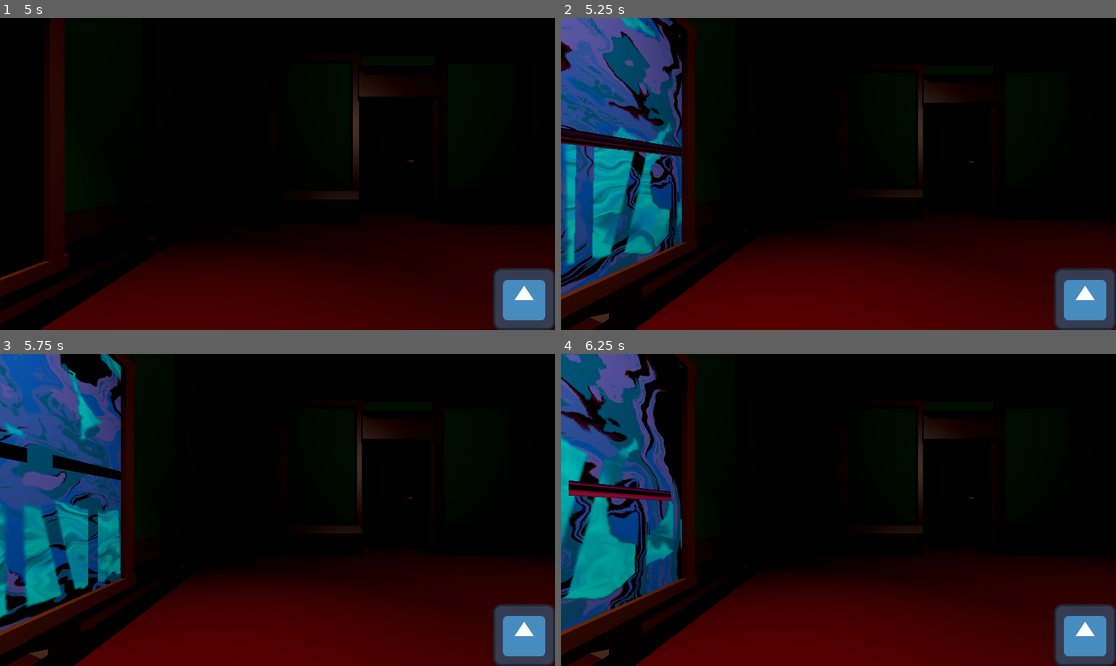
Above: before the commit, frames 1-4 (two rows, left to right).
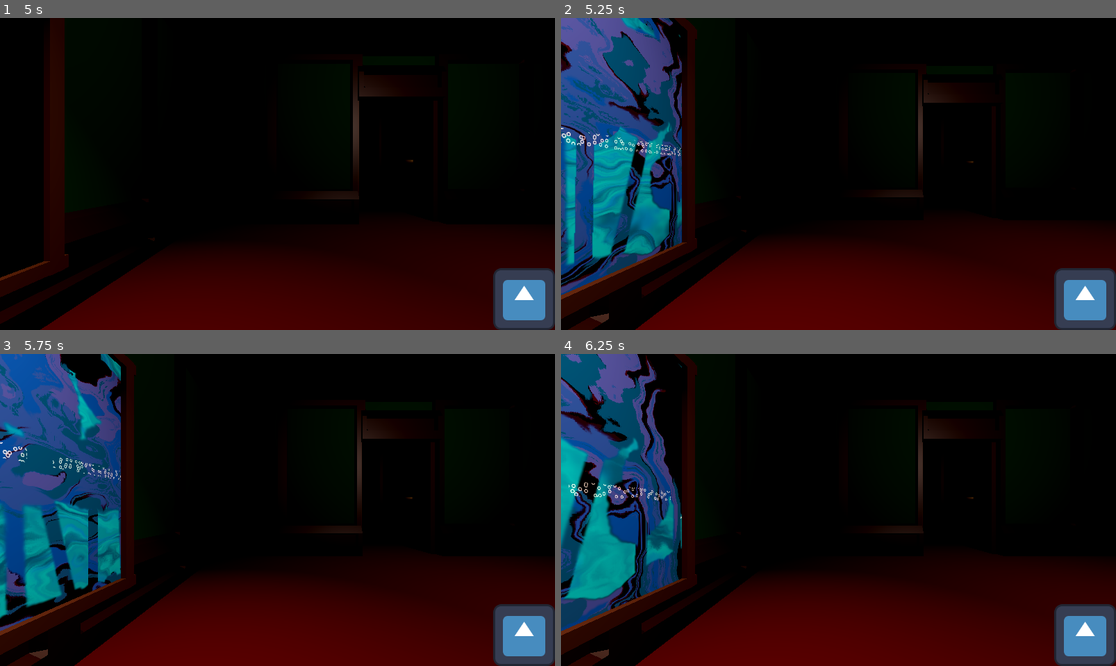
Above: after the commit, the same moments.

Repository: JohannesKoenig/tod_auf_latein
Game: Godot game, scene res://main.tscn
The game is run twice, just before and just after one commit, with the same random seed, the same clock (stepped at 60 frames per second) and the same inputs. The engine's default icon, where the game draws it, is replaced by a stand-in: a white triangle on a blue panel in a dark square. Sound files missing from this copy of the repository are replaced by a short silence.
Inputs:
- Up to frame 1 (5 s): tap Enter (EnterPainting) at 0.5, 0.6, 2.85 s; hold D (Right) 0.53-1.28 s; tap Space (Jump) at 0.77, 1.52, 2.75, 3.02, 3.77, 4.52 s; hold S (Back) 1.28-2.03 s; tap Down (LookDown) at 1.35, 3.6 s; hold D (Right) 2.03-2.78 s; tap Up (LookUp) at 2.1, 4.35 s; hold W (Forward) 2.78-3.53 s; hold A (Left) from 3.53 s (still down)
- Up to frame 2 (5.25 s): release A (Left) at 5.03 s; hold S (Back) from 5.03 s (still down); tap Enter (EnterPainting) at 5.1 s
- Up to frame 3 (5.75 s): keep holding S (Back)
- Up to frame 4 (6.25 s): release S (Back) at 5.78 s; hold D (Right) from 5.78 s (still down); tap Down (LookDown) at 5.85 s; tap Space (Jump) at 6.02 s

Frame 1 is identical in both runs. In frame 2, 0.9% of the frame differs, in the area x 0-22%, y 35-45%; in frame 3, 0.7%; in frame 4, 0.7%.

Commit message:
add bubble shader for platforms

Diff:
--- a/tod-auf-latein/2D/mini_game_scene.tscn
+++ b/tod-auf-latein/2D/mini_game_scene.tscn
@@ -3,7 +3,7 @@
 [ext_resource type="Script" path="res://2D/mini_game_scene.gd" id="1_kpmty"]
 [ext_resource type="Texture2D" uid="uid://b3cgc06p8a1m1" path="res://assets/icon.svg" id="1_myahs"]
 [ext_resource type="Script" path="res://2D/character_body_2d.gd" id="2_0qk4n"]
-[ext_resource type="Material" uid="uid://mt5uskc1kqai" path="res://2D/polygon_2d_bubble_material.tres" id="2_jy132"]
+[ext_resource type="Material" uid="uid://d4gftkr1jrpnq" path="res://2D/platform_buble_material.tres" id="2_yo1vo"]
 [ext_resource type="AudioStream" uid="uid://br6k30fihaors" path="res://assets/Thema A und A' Summe.wav" id="5_qj2wn"]
 [ext_resource type="Shader" uid="uid://dbpqh6wc2c68l" path="res://2D/background_texture_shader_v2.tres" id="6_g3ler"]
 [ext_resource type="Material" uid="uid://drhdmapb0776k" path="res://2D/background_material.tres" id="6_kxc26"]
@@ -53,10 +53,11 @@
 
 [node name="MiniGameScene" type="Node2D"]
 script = ExtResource("1_kpmty")
-polygon_material = ExtResource("2_jy132")
+polygon_material = ExtResource("2_yo1vo")
 polygon_texture = ExtResource("6_w1qqq")
 
 [node name="Platforms" type="Node2D" parent="."]
+material = ExtResource("2_yo1vo")
 
 [node name="DirectionalLight2D" type="DirectionalLight2D" parent="."]
 
--- /dev/null
+++ b/tod-auf-latein/2D/platform_bubble.gdshader
@@ -0,0 +1,54 @@
+/*
+	Floating Bubbles by PmkExpert
+	Create floating and colliding bubbles using worley and color them with a gradient
+
+	MIT License
+*/
+
+shader_type canvas_item;
+
+uniform float speed = .5; //How fast the bubbles move
+uniform sampler2D gradient; //The gradient texture used to color the bubbles; if it's repeated, it should start and end with the same color
+uniform vec4 background_color = vec4(0.0, 0.0, 0.0, 1.0);
+uniform vec2 grid_vec = vec2(2.0, 2.0); //How to repeat the gradient
+uniform vec2 grid_bubbles = vec2(20.0, 10.0); //How many bubbles; can also make them oval
+
+vec2 random(vec2 uv) {
+	return vec2(fract(sin(dot(uv.xy,
+		vec2(12.9898,78.233))) * 43758.5453123));
+}
+
+float worley(vec2 uv, float columns, float rows) {
+
+	vec2 index_uv = floor(vec2(uv.x * columns, uv.y * rows));
+	vec2 fract_uv = fract(vec2(uv.x * columns, uv.y * rows));
+
+	float minimum_dist = 1.0;
+
+	for (int y= -1; y <= 1; y++) {
+		for (int x= -1; x <= 1; x++) {
+			vec2 neighbor = vec2(float(x),float(y));
+			vec2 point = random(index_uv + neighbor);
+			point = vec2( cos(TIME * point.x * speed), sin(TIME * point.y * speed) ) * 0.5 + 0.5;
+			vec2 diff = neighbor + point - fract_uv;
+			float dist = length(diff);
+			minimum_dist = min(minimum_dist, dist);
+		}
+	}
+
+	return minimum_dist;
+}
+
+vec2 grid(vec2 uv, float columns, float rows){
+	return fract(vec2(uv.x * columns, uv.y * rows));
+}
+
+void fragment() {
+	vec2 repeat = grid(UV, grid_vec.x, grid_vec.y); //Divide in grid, used to repeat the gradient
+	float worley = worley(UV, grid_bubbles.x, grid_bubbles.y); //Create bubbles
+	vec4 multi_color = texture(gradient, vec2(repeat.x, worley)); //Use gradient colors; you can change to repeat.x for a horizontal repeat
+	//You can change the float values here to modify the bubbles; don't ask for a mathematical explanation, I don't know
+	vec3 color = mix(vec3(worley) * multi_color.rgb * 3.0, background_color.rgb , smoothstep(0.4, 0.5, worley * 1.5)); //The weight controls the bubbles' rim and size
+	COLOR.rgb = color;
+	COLOR.a = color.r; //Preserve the original texture's transparency
+}
--- /dev/null
+++ b/tod-auf-latein/2D/platform_buble_material.tres
@@ -0,0 +1,19 @@
+[gd_resource type="ShaderMaterial" load_steps=4 format=3 uid="uid://d4gftkr1jrpnq"]
+
+[ext_resource type="Shader" path="res://2D/platform_bubble.gdshader" id="1_wk7m5"]
+
+[sub_resource type="Gradient" id="Gradient_vf6g3"]
+offsets = PackedFloat32Array(0, 0.491803, 1)
+colors = PackedColorArray(0, 0, 0, 1, 0.491803, 0.491803, 0.491803, 1, 1, 1, 1, 1)
+
+[sub_resource type="GradientTexture2D" id="GradientTexture2D_cakgp"]
+gradient = SubResource("Gradient_vf6g3")
+fill_to = Vector2(0.0833333, 0.0510753)
+
+[resource]
+shader = ExtResource("1_wk7m5")
+shader_parameter/speed = 0.7
+shader_parameter/background_color = Vector4(0, 0, 0, 1)
+shader_parameter/grid_vec = Vector2(2, 2)
+shader_parameter/grid_bubbles = Vector2(10, 5)
+shader_parameter/gradient = SubResource("GradientTexture2D_cakgp")
--- a/tod-auf-latein/3D/painting/painting.tres
+++ b/tod-auf-latein/3D/painting/painting.tres
@@ -152,6 +152,7 @@
 
 }
 "
+graph_offset = Vector2(-611.52, -473.28)
 nodes/fragment/0/position = Vector2(680, 700)
 nodes/fragment/2/node = SubResource("VisualShaderNodeTexture2DParameter_cej3b")
 nodes/fragment/2/position = Vector2(-3520, 320)
